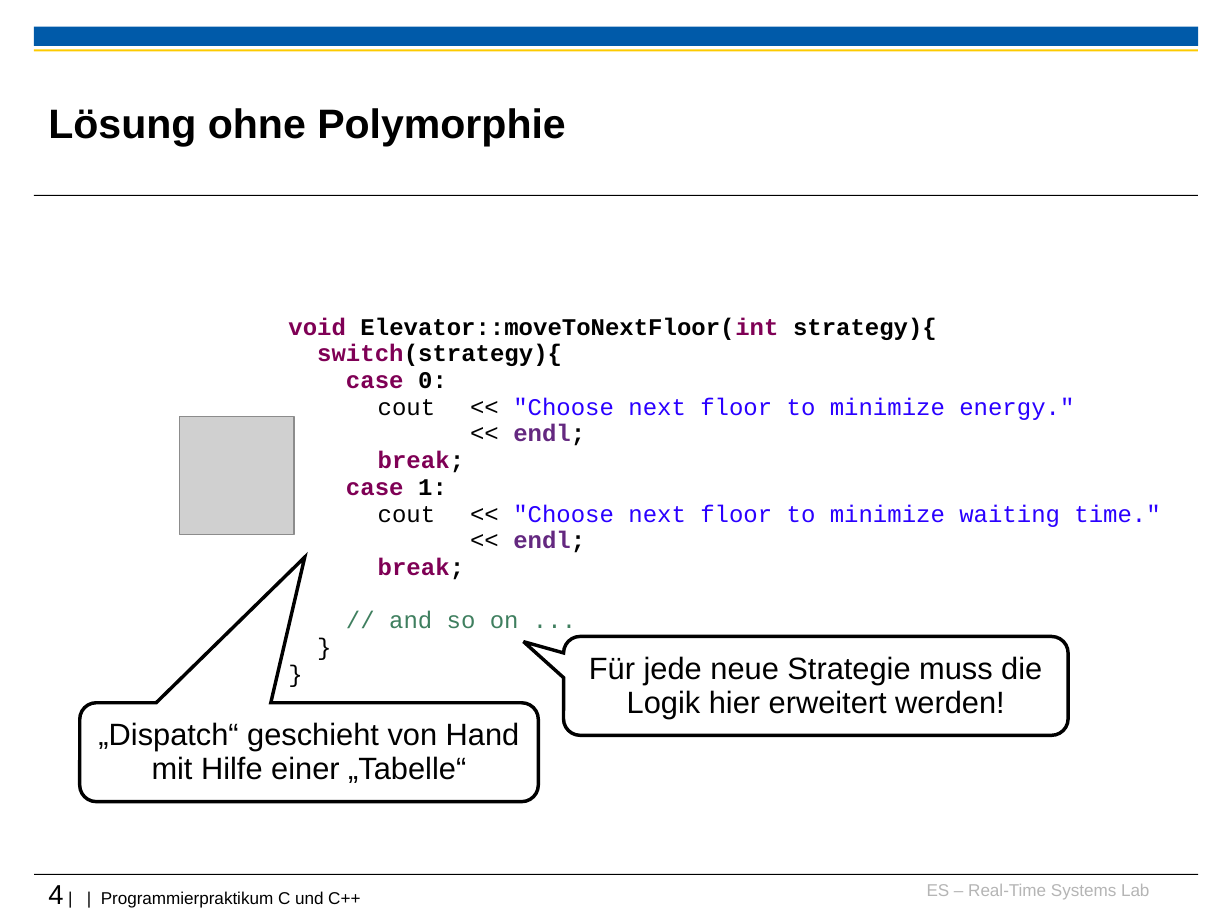
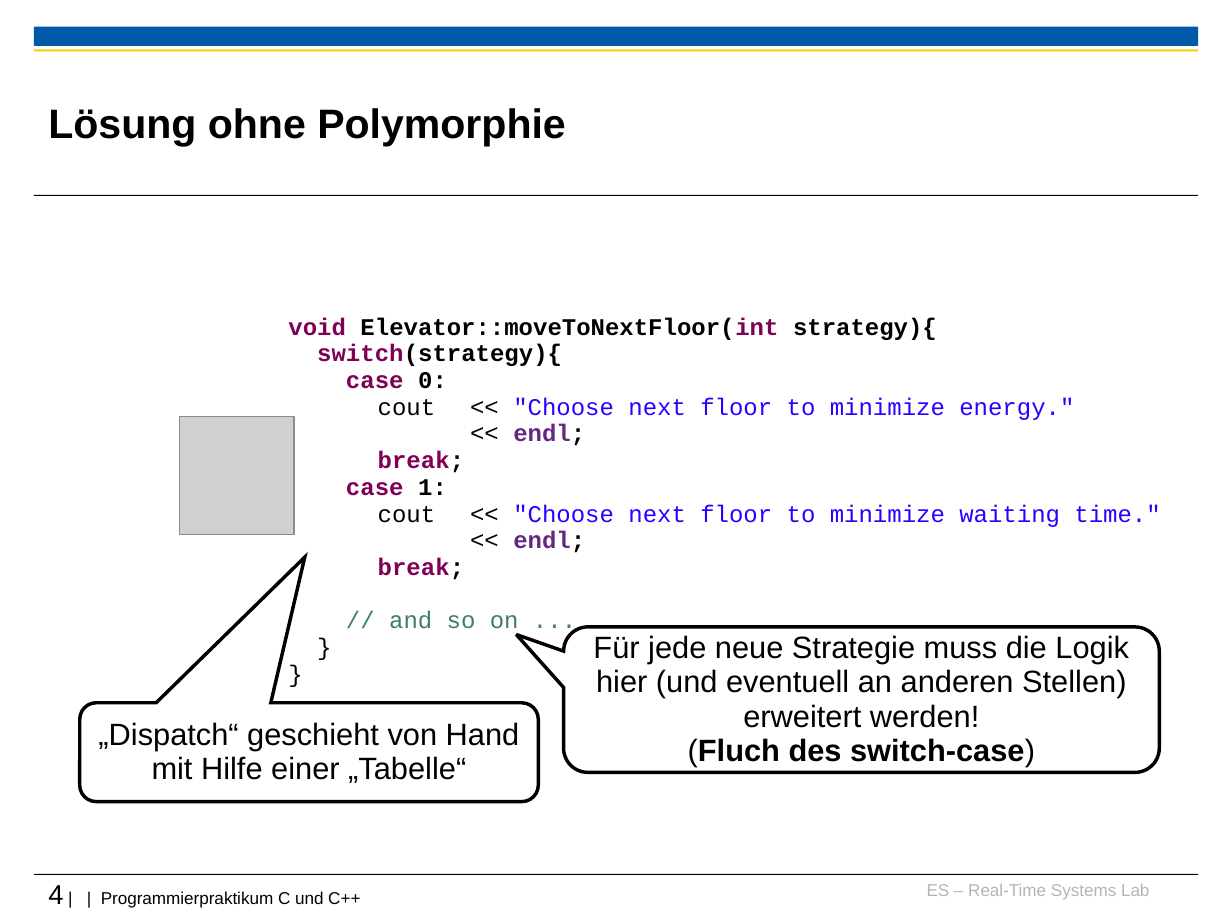
Before and after one commit to h82k/tud-cppp, a slide deck: slide 4 of Vorlesung/3 Vererbung-Polymorphie_F18.ppt. Drawn at 1232x924 pixels with LibreOffice and Linux fonts; fonts in the diff are those of the drawing; grey boxes stand for pictures; background and template pictures are left out. Boxes give left, top, right and bottom in pixels: in the first picture for what was removed or moved away, otherwise in the second. Text is boxed around its words. In the diff, an @@ line names an element or a change of style, - is before the commit and + after.

```diff
--- a/Vorlesung/3 Vererbung-Polymorphie_F18.ppt
+++ b/Vorlesung/3 Vererbung-Polymorphie_F18.ppt
@@ rounded speech box "Für jede neue Strategie muss ...": place and size @@
-rounded speech box "Für jede neue Strategie muss ..." at [563,637,1068,736]
+rounded speech box "Für jede neue Strategie muss ..." at [563,627,1159,772]
@@ text in rounded speech box at [593,635,1129,767]: text changed @@
-Für jede neue Strategie muss die Logik hier erweitert werden!
+Für jede neue Strategie muss die Logik hier (und eventuell an anderen Stellen) erweitert werden!
+(Fluch des switch-case)
```
Also in this commit, not shown: 8 other slides changed.
